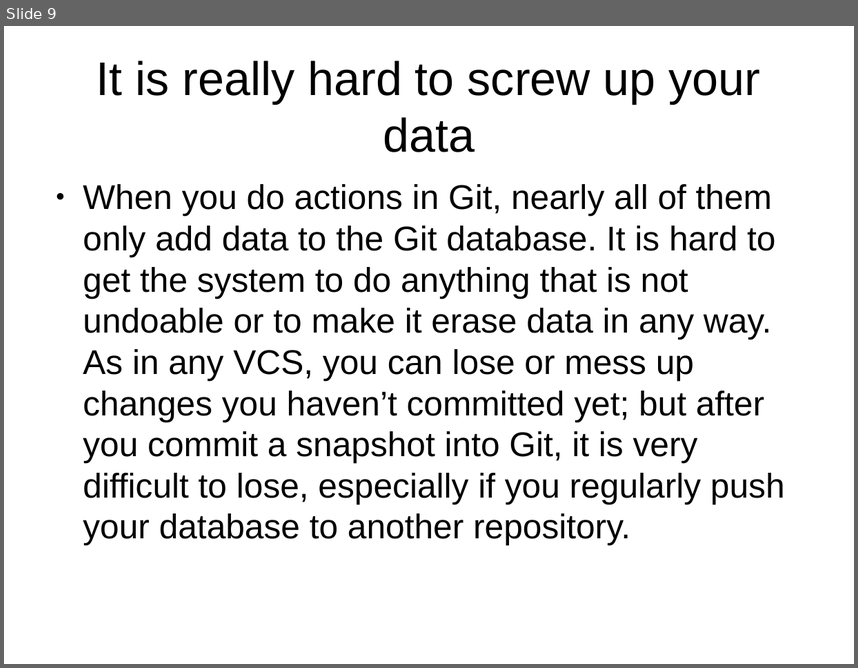
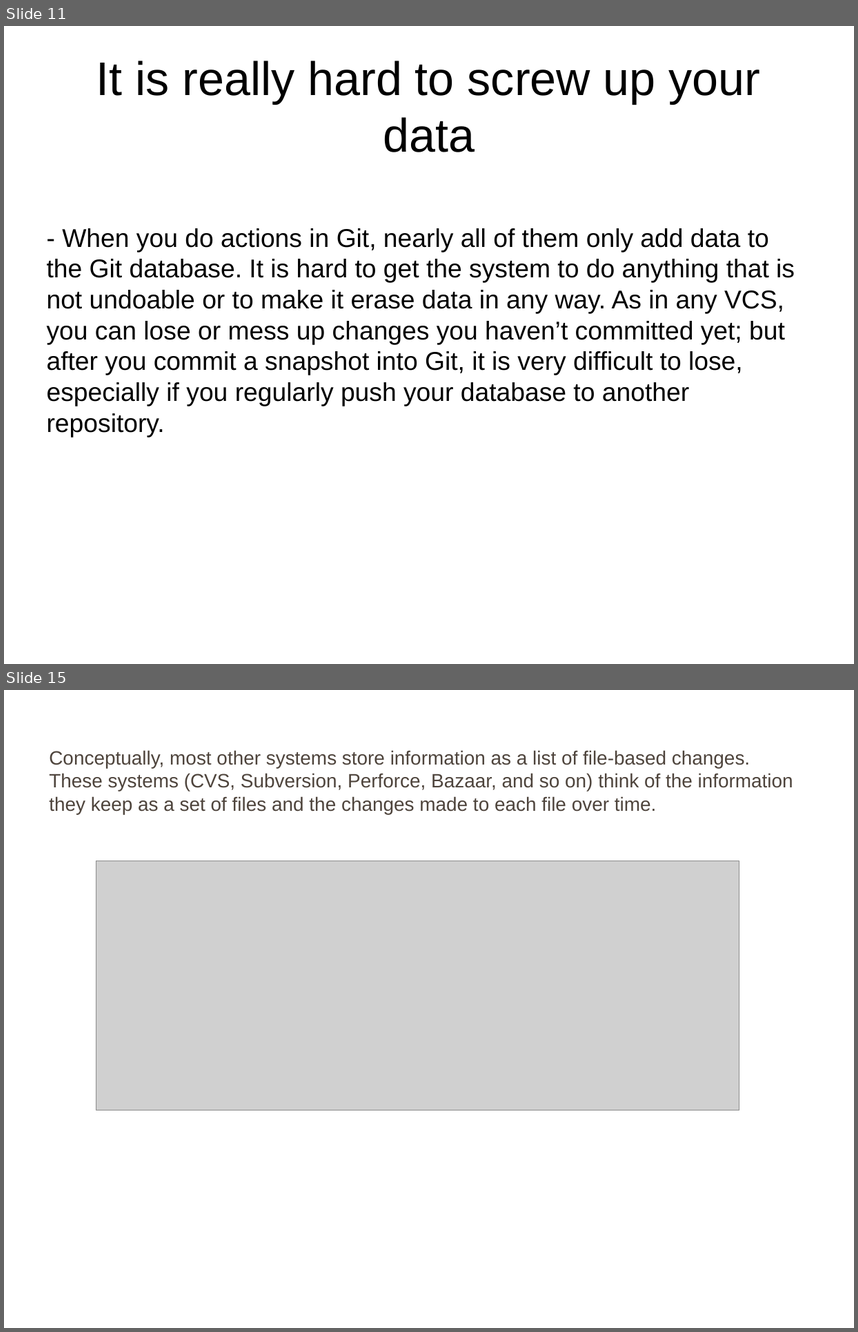
Before and after one commit to rosiv-git-trainings/docs, a slide deck: prezentacja.odp. Shown one above the other, each under a label of ours: slide 9 before the commit, slides 11 and 15 after it; the slides between them are not shown. The pictures are 858x668 and 858x1332 pixels, drawn with LibreOffice and Linux fonts; fonts in the diff are those of the drawing; grey boxes stand for pictures; background and template pictures are left out. Boxes give left, top, right and bottom in pixels: in the first picture for what was removed or moved away, otherwise in the second. Text is boxed around its words. In the diff, an @@ line names an element or a change of style, - is before the commit and + after.

```diff
--- a/prezentacja.odp
+++ b/prezentacja.odp
@@ slide 15 added at (x1=4, y1=690, x2=854, y2=1328), background picture (left out) @@
@@ free added at (x1=42, y1=742, x2=815, y2=819), 18 pt, text #4E443C @@
+Conceptually, most other systems store information as a list of file-based changes. These systems (CVS, Subversion, Perforce, Bazaar, and so on) think of the information they keep as a set of files and the changes made to each file over time.
@@ picture added at (x1=96, y1=861, x2=739, y2=1110) @@
@@ what was slide 9 is now slide 11 @@
@@ slide 11 changed as well @@
@@ text at (x1=47, y1=228, x2=795, y2=437): text changed; size 32 to 24 pt @@
-● When you do actions in Git, nearly all of them only add data to the Git database. It is hard to get the system to do anything that is not undoable or to make it erase data in any way. As in any VCS, you can lose or mess up changes you haven’t committed yet; but after you commit a snapshot into Git, it is very difficult to lose, especially if you regularly push your database to another repository.
+- When you do actions in Git, nearly all of them only add data to the Git database. It is hard to get the system to do anything that is not undoable or to make it erase data in any way. As in any VCS, you can lose or mess up changes you haven’t committed yet; but after you commit a snapshot into Git, it is very difficult to lose, especially if you regularly push your database to another repository.
```
Also in this commit, not shown: 7 other slides changed, 7 other slides added, 2 slides removed.
